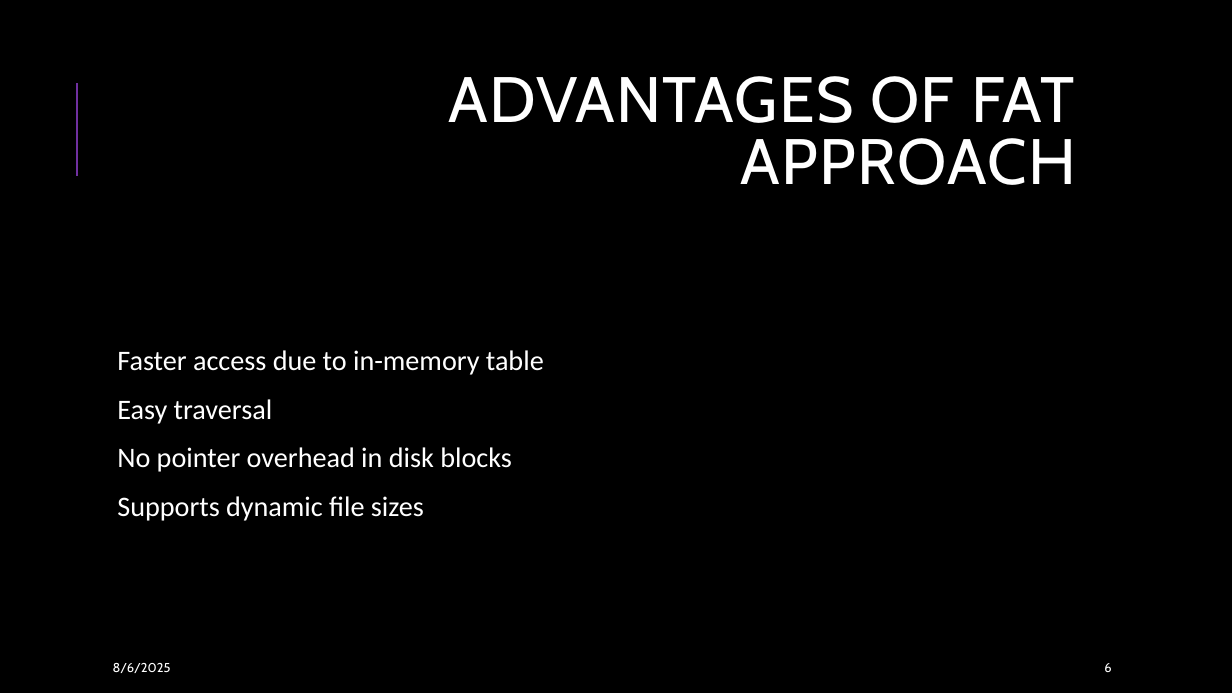
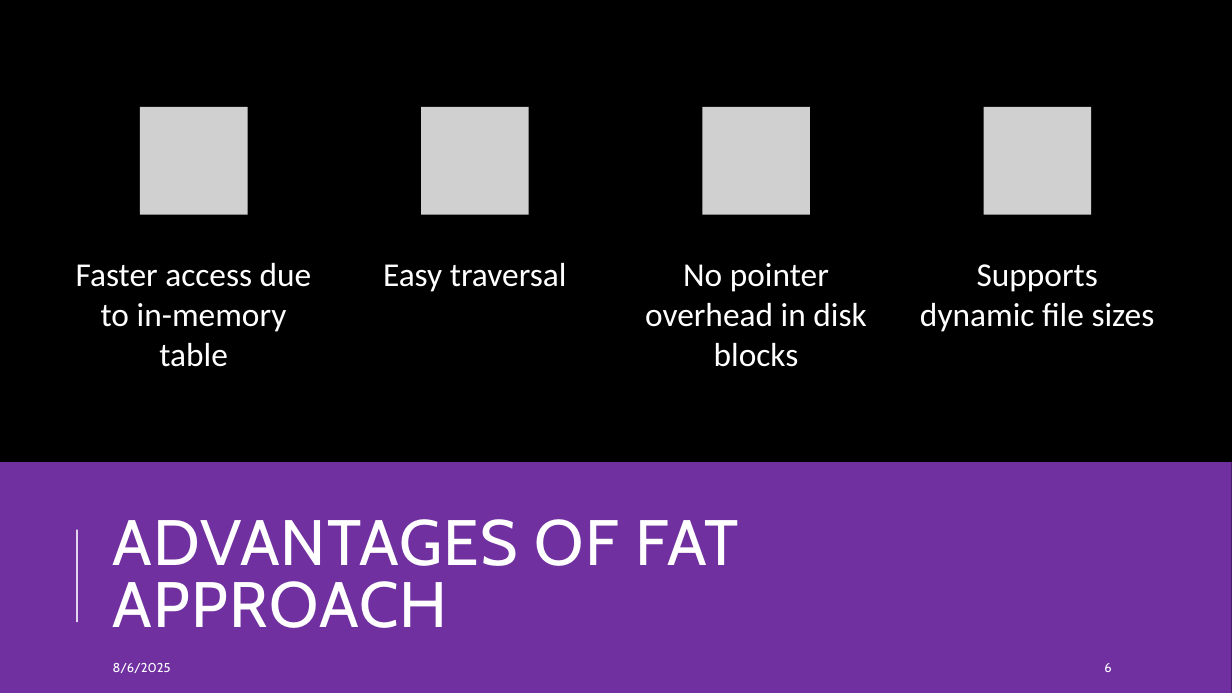
Before and after one commit to AyuTUL/IV, a slide deck: slide 6 of OS/Linked-List Allocation Using a Table in Memory.pptx. Drawn at 1232x693 pixels with LibreOffice and Linux fonts; fonts in the diff are those of the drawing; grey boxes stand for pictures. Boxes give left, top, right and bottom in pixels: in the first picture for what was removed or moved away, otherwise in the second. Text is boxed around its words. In the diff, an @@ line names an element or a change of style, - is before the commit and + after.

```diff
--- a/OS/Linked-List Allocation Using a Table in Memory.pptx
+++ b/OS/Linked-List Allocation Using a Table in Memory.pptx
@@ line removed from (77, 176) to (77, 83) @@
@@ group added at box(76, 107, 1155, 367): 4 pictures, 4 texts @@
+Faster access due to in-memory table
+Easy traversal
+No pointer overhead in disk blocks
+Supports dynamic file sizes
@@ text removed at box(117, 350, 544, 521) @@
-  Faster access due to in-memory table
-  Easy traversal
-  No pointer overhead in disk blocks
-  Supports dynamic file sizes
@@ rectangle added at box(0, 462, 1232, 693), fill #7030A0 @@
@@ title "ADVANTAGES OF FAT APPROACH": place and size @@
-title "ADVANTAGES OF FAT APPROACH" at box(448, 76, 1076, 185)
+title "ADVANTAGES OF FAT APPROACH" at box(113, 519, 739, 628)
@@ title "ADVANTAGES OF FAT APPROACH" at box(113, 519, 739, 628): alignment right to left @@
@@ line added from (77, 622) to (77, 530), #FFFFFF 1.5 pt @@
```
Also in this commit, not shown: 10 other slides changed, 1 slide removed.
